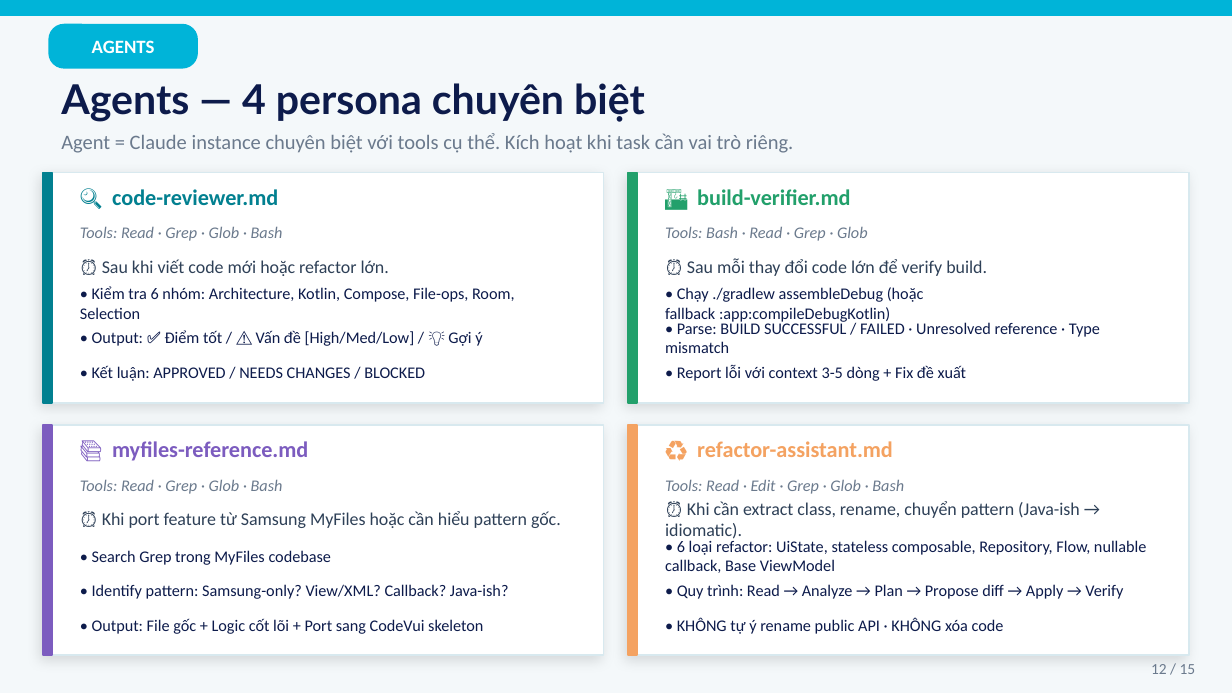
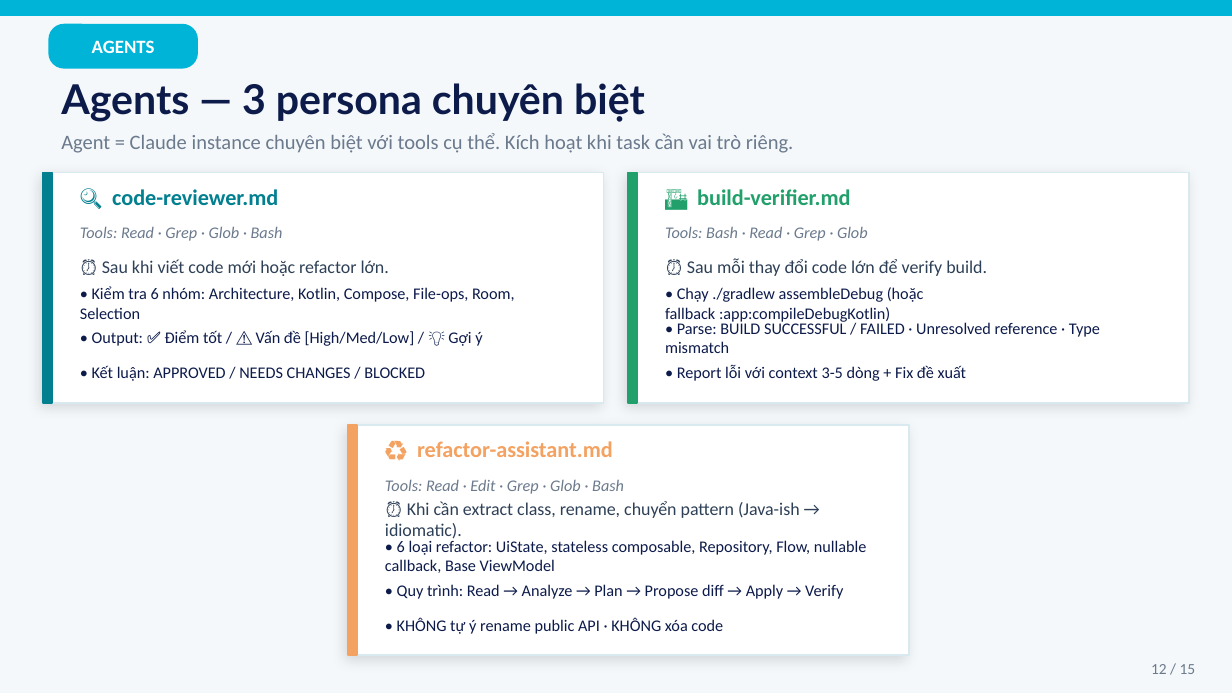
Before and after one commit to nguyenvanphuongnamdinh2k/codeVui, a slide deck: slide 12 of codevui_md_docs.pptx. Drawn at 1232x693 pixels with LibreOffice and Linux fonts; fonts in the diff are those of the drawing. Boxes give left, top, right and bottom in pixels: in the first picture for what was removed or moved away, otherwise in the second. Text is boxed around its words. In the diff, an @@ line names an element or a change of style, - is before the commit and + after.

```diff
--- a/codevui_md_docs.pptx
+++ b/codevui_md_docs.pptx
@@ text at box(61, 83, 645, 122): text changed @@
-Agents — 4 persona chuyên biệt
+Agents — 3 persona chuyên biệt
@@ rectangle removed at box(43, 425, 604, 655) @@
@@ rectangle removed at box(43, 425, 52, 655) @@
@@ text removed at box(112, 441, 308, 461) @@
-📚 myfiles-reference.md
@@ 6 texts, 2 rectangles: place and size @@
-6 texts, 2 rectangles at box(628, 425, 1189, 655)
+6 texts, 2 rectangles at box(349, 425, 909, 655)
@@ text removed at box(80, 479, 283, 494) @@
-Tools: Read · Grep · Glob · Bash
@@ text removed at box(102, 511, 561, 528) @@
-⏰ Khi port feature từ Samsung MyFiles hoặc cần hiểu pattern gốc.
@@ text removed at box(92, 550, 332, 565) @@
-• Search Grep trong MyFiles codebase
@@ text removed at box(92, 584, 509, 599) @@
-• Identify pattern: Samsung-only? View/XML? Callback? Java-ish?
@@ text removed at box(92, 618, 483, 634) @@
-• Output: File gốc + Logic cốt lõi + Port sang CodeVui skeleton
```
Also in this commit, not shown: 2 other slides changed, 1 other file.
